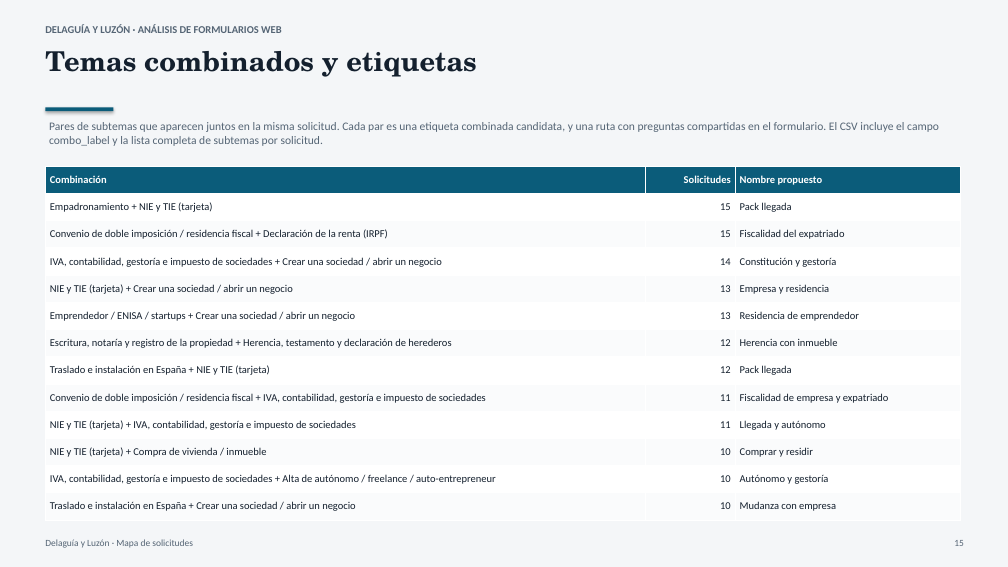
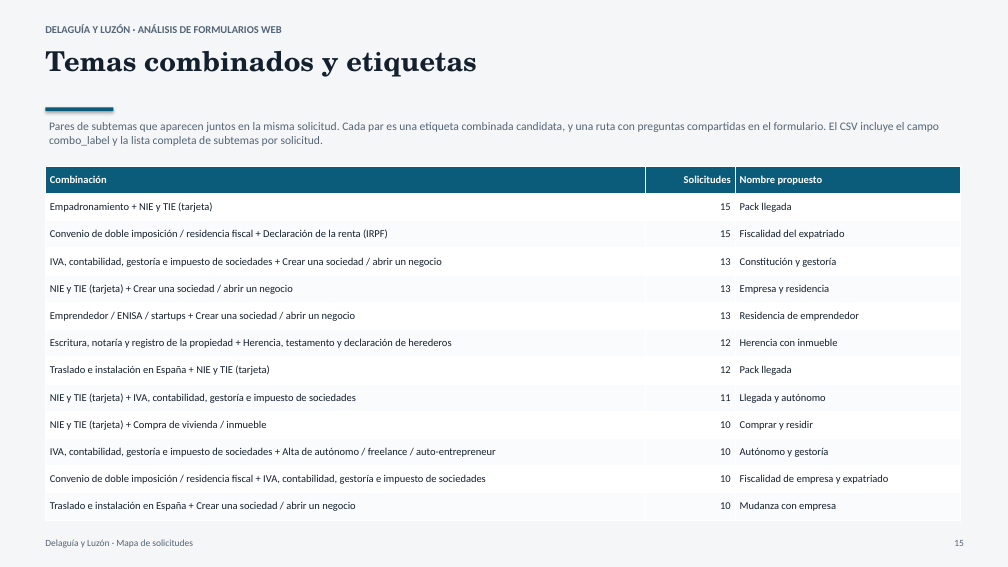
Before and after one commit to multilang2025/dlcom, a slide deck: slide 15 of data/leads/informe-leads-es.pptx. Drawn at 1008x567 pixels with LibreOffice and Linux fonts; fonts in the diff are those of the drawing. Boxes give left, top, right and bottom in pixels: in the first picture for what was removed or moved away, otherwise in the second. Text is boxed around its words. In the diff, an @@ line names an element or a change of style, - is before the commit and + after.

```diff
--- a/data/leads/informe-leads-es.pptx
+++ b/data/leads/informe-leads-es.pptx
@@ table at (45,166,960,520) @@
-row 4, column 2: 14
+row 4, column 2: 13
-row 9: Convenio de doble imposición / residencia fiscal + IVA, contabilidad, gestoría e impuesto de sociedades | 11 | Fiscalidad de empresa y expatriado
+row 12: Convenio de doble imposición / residencia fiscal + IVA, contabilidad, gestoría e impuesto de sociedades | 10 | Fiscalidad de empresa y expatriado
```
Also in this commit, not shown: 11 other slides changed, 11 other files.
